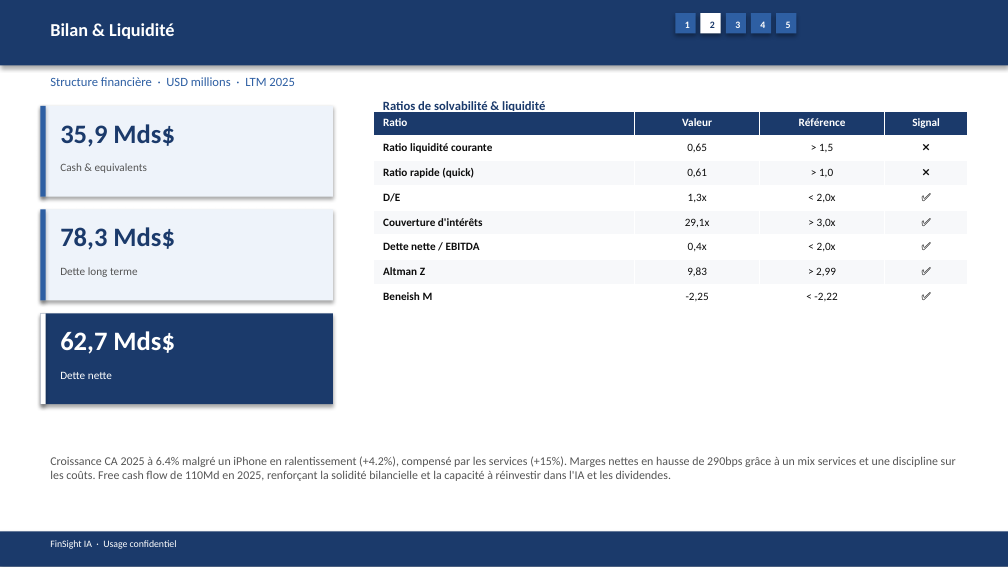
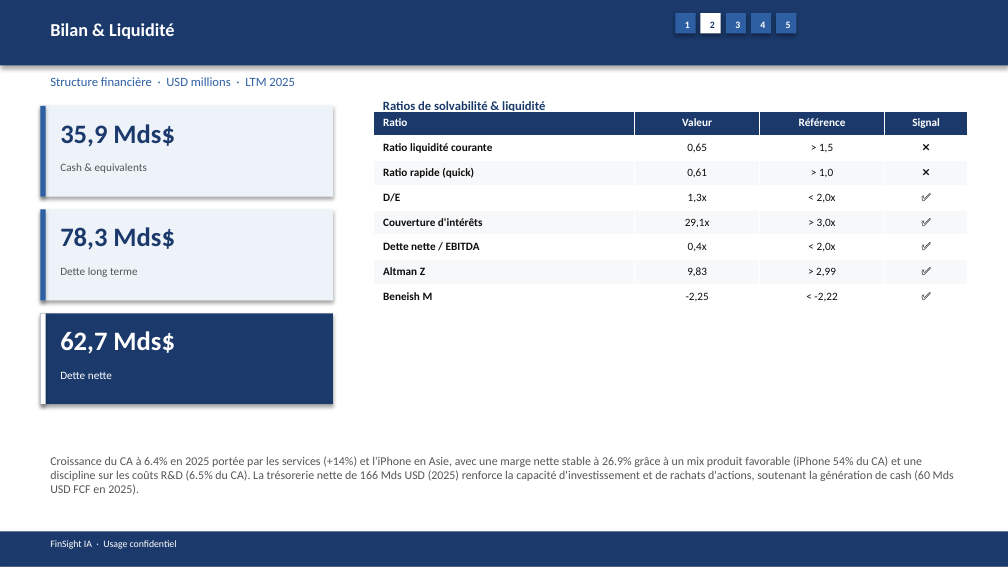
Before and after one commit to baptistejeh07-art/finsight-ia, a slide deck: slide 9 of preview/AAPL/AAPL_pitchbook.pptx. Drawn at 1008x567 pixels with LibreOffice and Linux fonts; fonts in the diff are those of the drawing. Boxes give left, top, right and bottom in pixels: in the first picture for what was removed or moved away, otherwise in the second. Text is boxed around its words. In the diff, an @@ line names an element or a change of style, - is before the commit and + after.

```diff
--- a/preview/AAPL/AAPL_pitchbook.pptx
+++ b/preview/AAPL/AAPL_pitchbook.pptx
@@ text at bbox=[50, 456, 954, 495]: text changed @@
-Croissance CA 2025 à 6.4% malgré un iPhone en ralentissement (+4.2%), compensé par les services (+15%). Marges nettes en hausse de 290bps grâce à un mix services et une discipline sur les coûts. Free cash flow de 110Md en 2025, renforçant la solidité bilancielle et la capacité à réinvestir dans l'IA et les dividendes.
+Croissance du CA à 6.4% en 2025 portée par les services (+14%) et l'iPhone en Asie, avec une marge nette stable à 26.9% grâce à un mix produit favorable (iPhone 54% du CA) et une discipline sur les coûts R&D (6.5% du CA). La trésorerie nette de 166 Mds USD (2025) renforce la capacité d'investissement et de rachats d'actions, soutenant la génération de cash (60 Mds USD FCF en 2025).
```
Also in this commit, not shown: 13 other slides changed, 4 other files.
